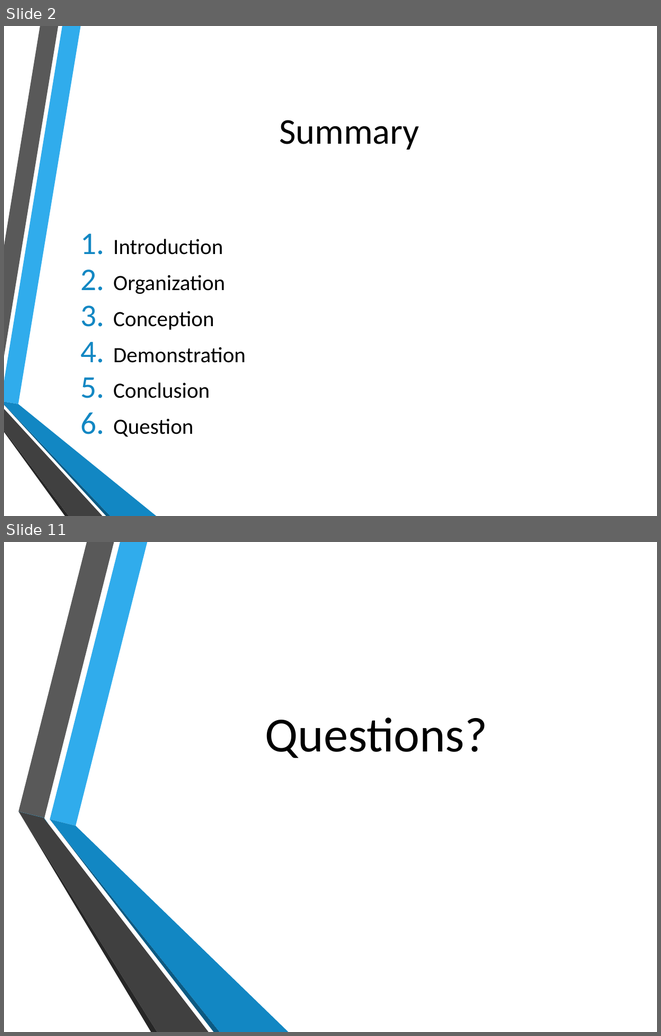
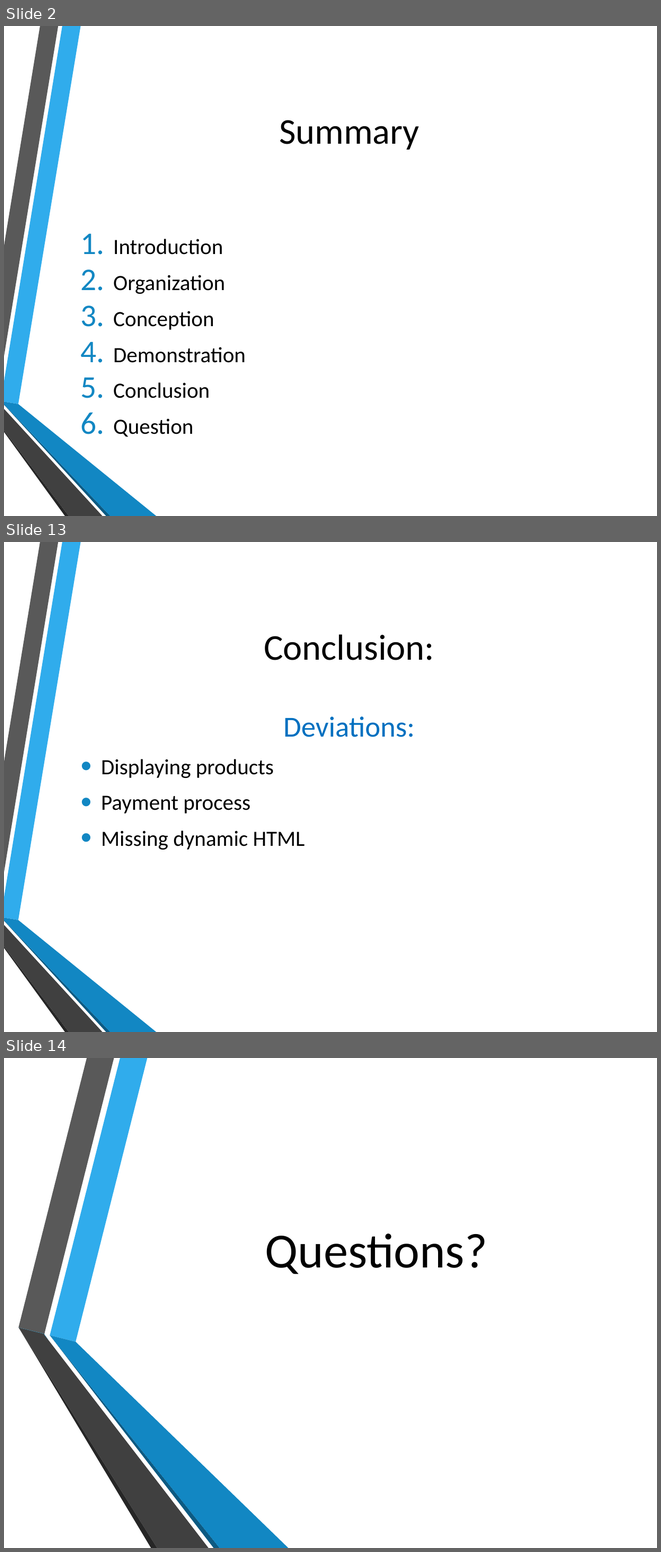
Before and after one commit to Alex4064/ProjetWeb, a slide deck: Documentation/Presentation project.pptx. Shown one above the other, each under a label of ours: slides 2 and 11 before the commit, slides 2, 13 and 14 after it; the slides between them are not shown. The pictures are 661x1036 and 661x1552 pixels, drawn with LibreOffice and Linux fonts; fonts in the diff are those of the drawing; background and template pictures are left out. Boxes give left, top, right and bottom in pixels: in the first picture for what was removed or moved away, otherwise in the second. Text is boxed around its words. In the diff, an @@ line names an element or a change of style, - is before the commit and + after.

```diff
--- a/Documentation/Presentation project.pptx
+++ b/Documentation/Presentation project.pptx
@@ slide 13 added at bbox=[4, 542, 657, 1032], background picture (left out); not listed: 6 template elements that a slide beside it also shows @@
@@ title added at bbox=[264, 634, 434, 660], 40 pt, text #000000 @@
+Conclusion:
@@ text added at bbox=[101, 716, 415, 849], 24 pt, text #000000 @@
+Deviations:
+• Displaying products
+• Payment process
+• Missing dynamic HTML
@@ what was slide 11 is now slide 14 @@
```
Also in this commit, not shown: 7 slides changed, 4 other slides added, 2 slides removed, 6 other files.
